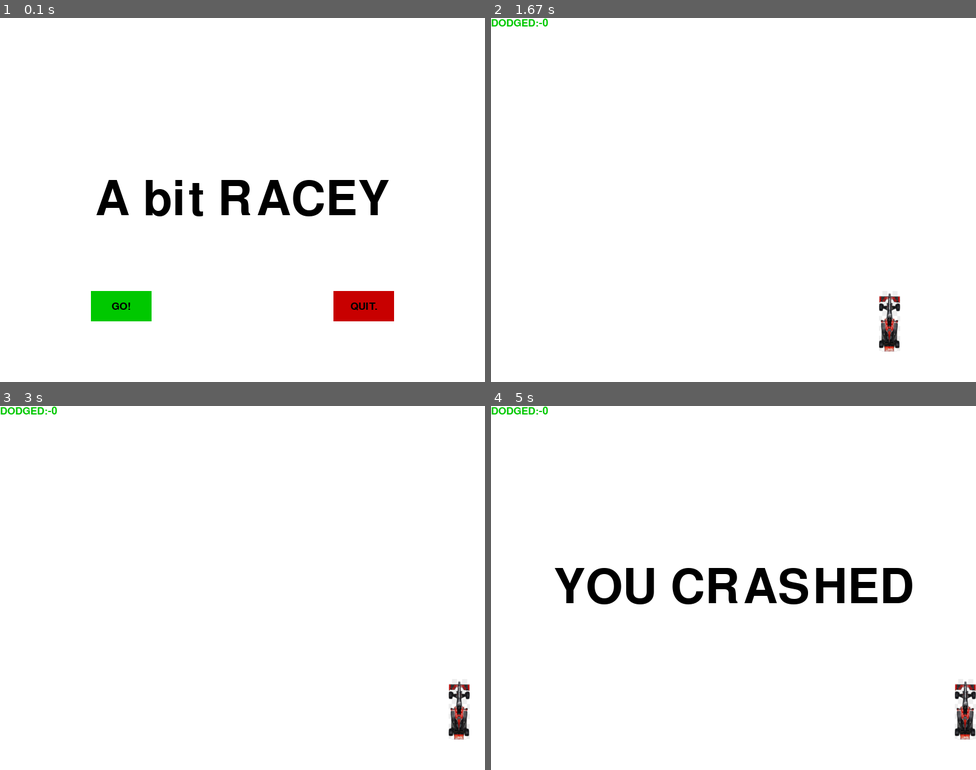
Above: before the commit, frames 1-4 (two rows, left to right).
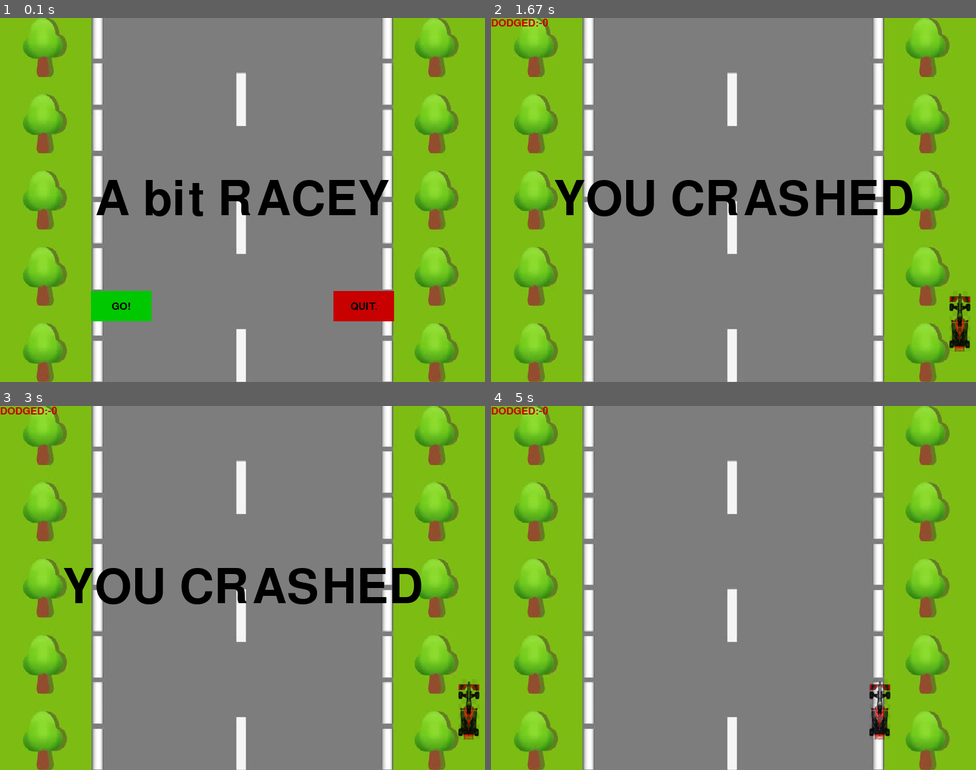
Above: after the commit, the same moments.

Repository: farhanirani/python-pygame
Game: pygame game, started from racegame.py
Two runs of this game, one before a commit and one after it. Both use one fixed random seed, a clock stepped at 60 frames per second and the inputs below.
Inputs (mouse positions are in pixels of both pictures, inside the frame that each line leads up to):
- Up to frame 1 (0.1 s): no input
- Up to frame 2 (1.67 s): press the mouse at (612, 305) at 0.37 s; move the mouse to (694, 294) at 0.47 s; release the mouse at (782, 280) at 0.6 s; hold Right 0.67-1.13 s; move the mouse to (583, 145) at 0.7 s; hold Right 1.17-1.63 s
- Up to frame 3 (3 s): hold Right from 2.67 s (still down)
- Up to frame 4 (5 s): release Right at 3.3 s; hold Left 3.33-3.8 s; hold Right 3.83-4.3 s; hold Right 4.33-4.8 s; hold Left from 4.83 s (still down)

The runs differ from the first frame. In frame 1, 93% of the frame differs, in the area x 0-100%, y 0-100%; in frame 2, 97%; in frame 3, 97%; in frame 4, 97%.

Commit message:
improved hitbox. Added background and logo

Diff:
--- a/racegame.py
+++ b/racegame.py
@@ -1,4 +1,5 @@
 import pygame
+from pygame.locals import *
 import time
 from random import randint
 
@@ -20,11 +21,18 @@
 pygame.display.set_caption('A bit Racey') # the caption of the game
 
 
+bg = pygame.image.load("racecarbg.jpg")
+bg = pygame.transform.scale(bg,(800,600))
+carImg = pygame.image.load('racecar.png').convert_alpha() # this loads the image of the  car and converts it to alpha
+logoIMG = pygame.image.load('racecarlogo.png')
+pygame.display.set_icon(logoIMG)
+
 def things(thingx,thingy,thingw,thingh,color):
     pygame.draw.rect(gameDisplay,color,(thingx,thingy,thingw,thingh))
 
 def carDisplay(x,y): # this function will display the image of the car
     gameDisplay.blit(carImg,(x,y))
+    # pygame.draw.rect(gameDisplay,bright_red,(x,y,car_width,car_height),1)
 
 
 def crash(): # this function will display the crash message
@@ -33,7 +41,7 @@
 
 def dodged_thing(count):
     font = pygame.font.SysFont(None,25)
-    text = font.render('DODGED:-'+ str(count),True,green)
+    text = font.render('DODGED:-'+ str(count),True,red)
     gameDisplay.blit(text,(0,0))
     pygame.display.update()
 
@@ -55,6 +63,7 @@
         pygame.draw.rect(gameDisplay,active_color,(x,y,w,h))
         if clicked[0]==1 and action!= None:
             if action == 'play':
+                gameDisplay.fill(white) # this will paint the windows white
                 game_loop()
             elif action == 'quit':
                 pygame.quit()
@@ -72,10 +81,6 @@
     textSurf = font.render(text,True,black)
     return textSurf,textSurf.get_rect()
 
-
-carImg = pygame.image.load('racecar.png').convert_alpha() # this loads the image of the  car and converts it to alpha
-
-
 def game_intro():
     intro = True
     while intro:
@@ -87,6 +92,7 @@
             largeText = pygame.font.SysFont('/home/ram2510/Desktop/python/pygame/fonts',115)
             textSurf,textRect = text_objects('A bit RACEY',largeText)
             textRect.center = ((display_width/2),(display_height/2))
+            gameDisplay.blit(bg,(0,0))
             gameDisplay.blit(textSurf,textRect)
             pygame.draw.rect(gameDisplay,green,(150,450,100,50))
             pygame.draw.rect(gameDisplay,red,(550,450,100,50))
@@ -95,7 +101,8 @@
             Button('QUIT.',550,450,100,50,red,bright_red,'quit')
             pygame.display.update()
 
-
+car_width = 35
+car_height = 100
 def game_loop(): # this is the main game loop
     gameExit = False
     x = (display_width*0.45) # this will help in moving the images
@@ -105,28 +112,36 @@
     thing_y_change = 3
     thing_height = 50
     thing_width = 100
-    x_change = 0 # this is the change the user wants
-    car_width = 35
+    moving_left = False
+    moving_right = False
     dodged = 0
     while not gameExit: # this will run unil its not true
         for event in pygame.event.get(): # this gets all the event the user puts in the window
             if event.type == pygame.QUIT: # if the user clicks on the x bitton
                 pygame.quit()
                 quit()
+            if event.type == pygame.KEYDOWN:
+                if event.key == pygame.K_ESCAPE:
+                    pygame.quit()
+                    quit()
             if event.type == pygame.KEYDOWN: # if the user prsses any key downwards or applies pressure to the keys
                 if event.key == pygame.K_LEFT: # if the key pressed is left
-                    x_change = -5
+                    moving_left = True
                 if event.key == pygame.K_RIGHT: # if the key pressed is right
-                    x_change = 5
-
-            if event.type == pygame.KEYUP: # if the user releases the key which he/she pressed
-                if event.key == pygame.K_LEFT or pygame.K_RIGHT: # any key
-                    x_change = 0
-        x += x_change # to change the position
+                    moving_right = True
+            if event.type == pygame.KEYUP: # if the user prsses any key downwards or applies pressure to the keys
+                if event.key == pygame.K_LEFT: # if the key pressed is left
+                    moving_left = False
+                if event.key == pygame.K_RIGHT: # if the key pressed is right
+                    moving_right = False
+        if moving_left:
+            x-=12
+        if moving_right:
+            x+=12
         if x>display_width-car_width or x<0: #if the user goes out of the window
             crash() # this will call the crash function
 
-        gameDisplay.fill(white) # this will paint the windows white
+        gameDisplay.blit(bg,(0,0))
         #things(thingx,thingy,thingw,thingh,color)
 
         things(thing_x,thing_y,thing_width,thing_height,blue)
@@ -139,7 +154,7 @@
 
         carDisplay(x,y) # this will display the car in the x y posotion
         dodged_thing(dodged)
-        if y<thing_y + thing_height:
+        if y<thing_y + thing_height and (y+car_height>thing_y+thing_height or y+car_height>thing_y):
             if x>thing_x and x<thing_x+thing_width or x + car_width >thing_x and x + car_width < thing_x + thing_width:
                 crash()
 
Binary file added: racecarbg.jpg
Binary file added: racecarlogo.png
